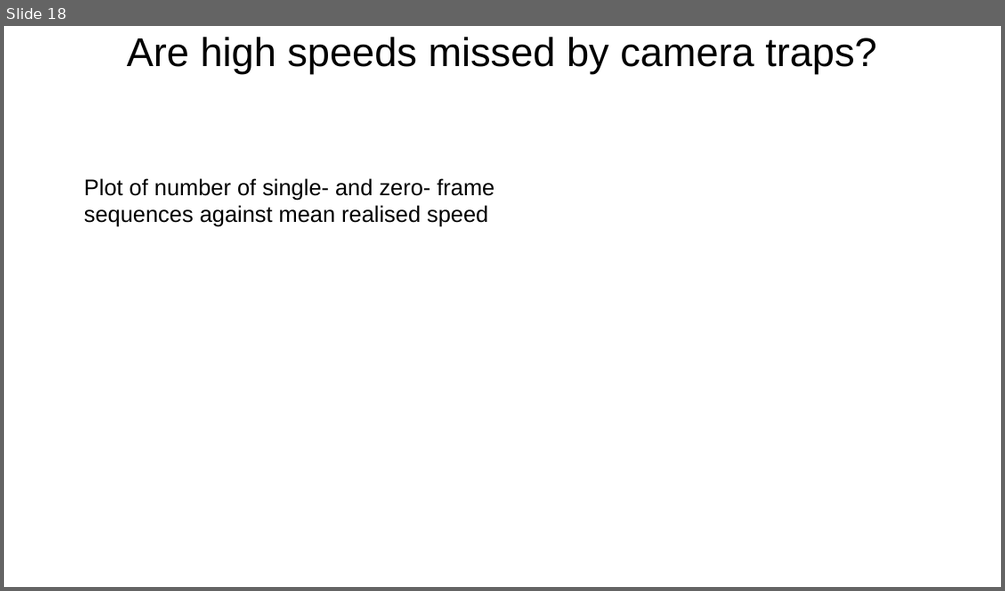
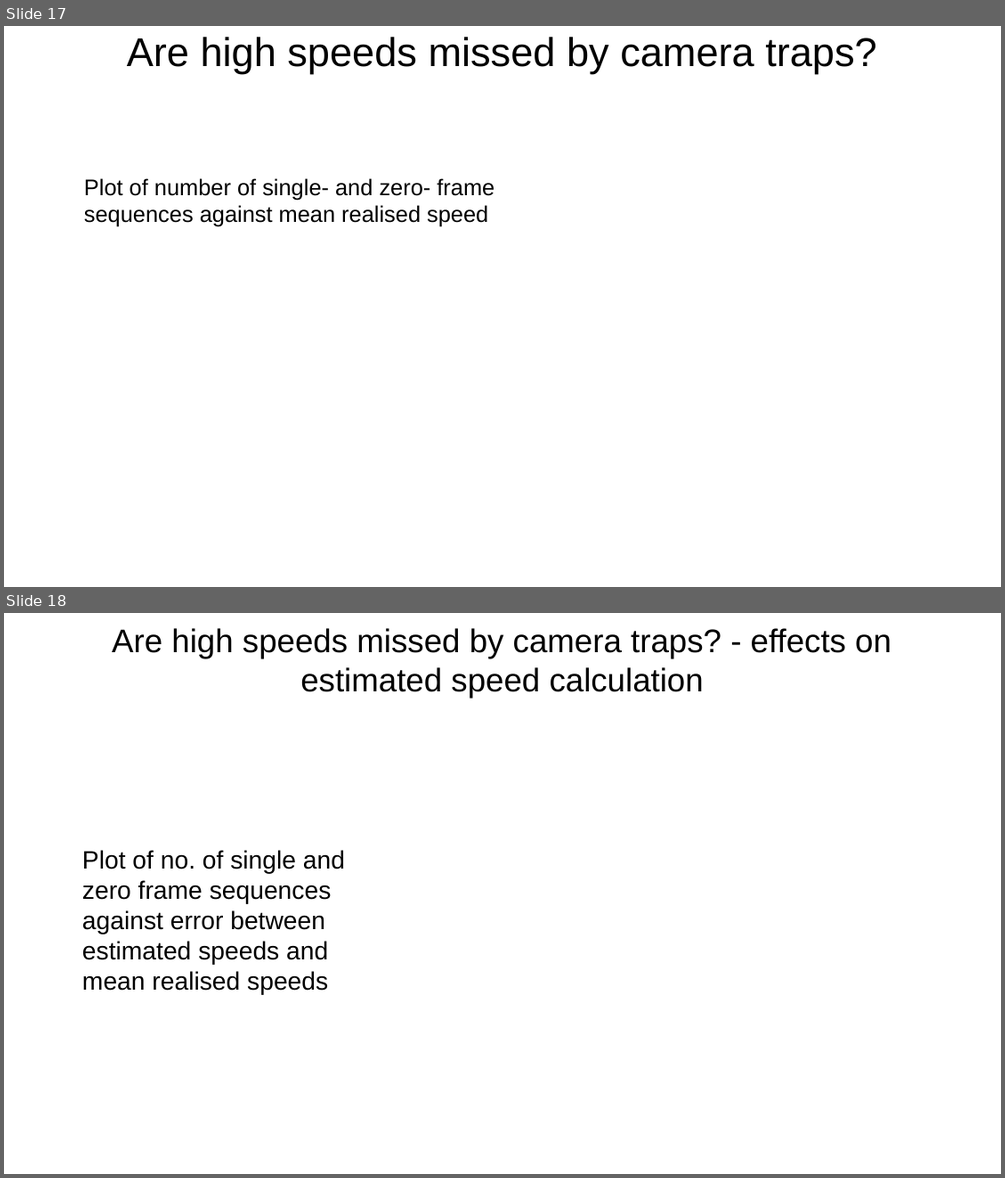
Before and after one commit to lizziebru/CamtrapSimulation, a slide deck: writeup/Camtrapsim_pres.odp. Shown one above the other, each under a label of ours: slide 18 before the commit, slides 17 and 18 after it. The pictures are 1005x591 and 1005x1178 pixels, drawn with LibreOffice and Linux fonts; fonts in the diff are those of the drawing. Boxes give left, top, right and bottom in pixels: in the first picture for what was removed or moved away, otherwise in the second. Text is boxed around its words. In the diff, an @@ line names an element or a change of style, - is before the commit and + after.

```diff
--- a/writeup/Camtrapsim_pres.odp
+++ b/writeup/Camtrapsim_pres.odp
@@ slide 18 added at (4, 613, 1001, 1174), background #FFFFFF @@
@@ title added at (112, 628, 891, 698), 26 pt, text #000000 @@
+Are high speeds missed by camera traps? - effects on estimated speed calculation
@@ text added at (82, 850, 345, 995), 20 pt, text #000000 @@
+Plot of no. of single and zero frame sequences against error between estimated speeds and mean realised speeds
@@ what was slide 18 is now slide 17 @@
```
Also in this commit, not shown: 12 slides changed, 1 slide removed, 4 other files.
